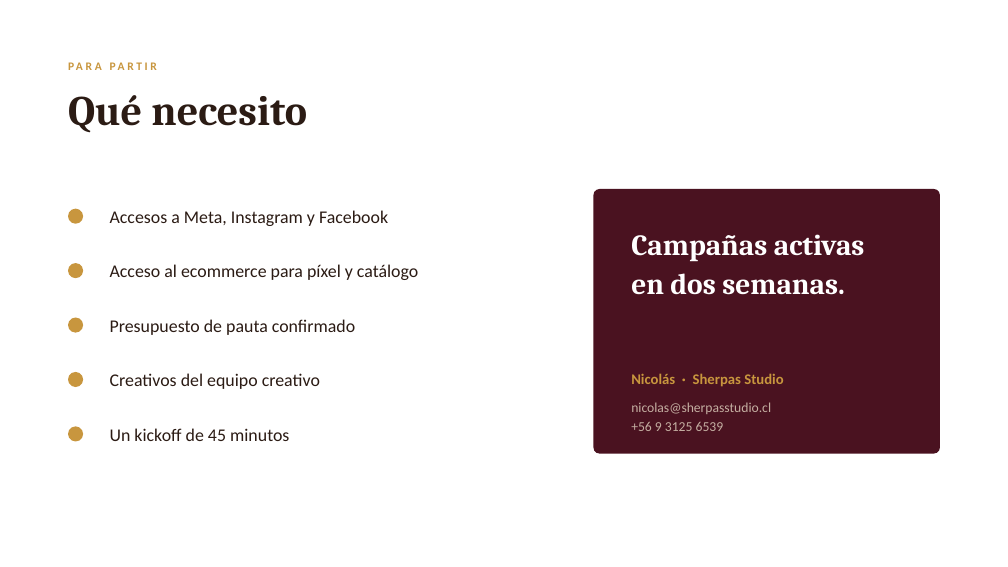
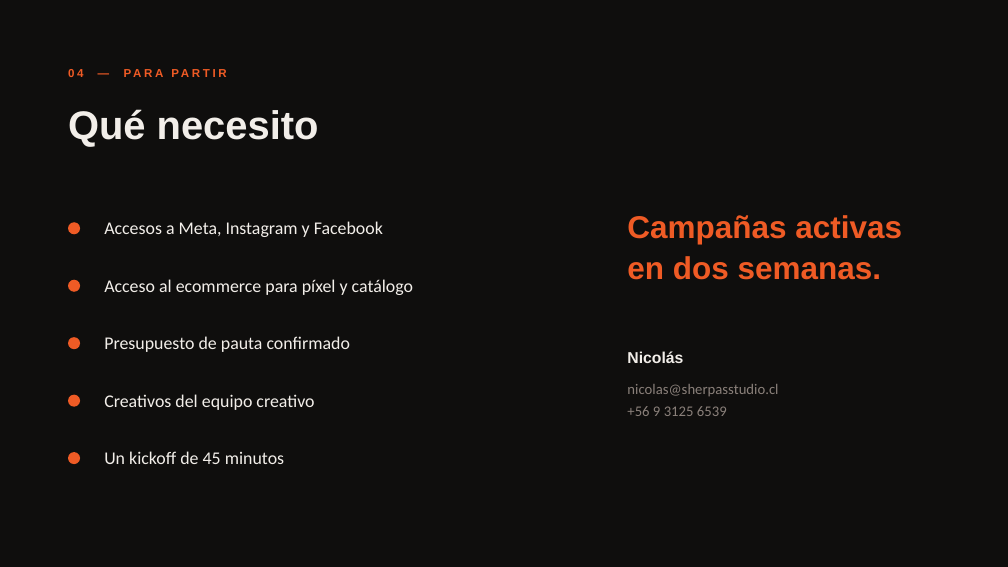
Before and after one commit to ScottishGrimReaper/Gmb-Aagent, a slide deck: slide 5 of propuestas/pobrevermut/PobreVermut - Propuesta Campanas 2026.pptx. Drawn at 1008x567 pixels with LibreOffice and Linux fonts; fonts in the diff are those of the drawing. Boxes give left, top, right and bottom in pixels: in the first picture for what was removed or moved away, otherwise in the second. Text is boxed around its words. In the diff, an @@ line names an element or a change of style, - is before the commit and + after.

```diff
--- a/propuestas/pobrevermut/PobreVermut - Propuesta Campanas 2026.pptx
+++ b/propuestas/pobrevermut/PobreVermut - Propuesta Campanas 2026.pptx
@@ background #FFFFFF to #0F0E0D @@
@@ text at [68, 69, 83, 77]: text changed; font Calibri to Arial; text colour #C8963E to #EF5B25 @@
-PARA PARTIR
+04 — PARA PARTIR
@@ text "Qué necesito": place and size @@
-text "Qué necesito" at [68, 95, 307, 133]
+text "Qué necesito" at [68, 109, 319, 147]
@@ text "Qué necesito" at [68, 109, 319, 147]: size 40 to 38 pt, font Cambria to Arial, text colour #2B1B14 to #F2EEE9 @@
@@ text "Accesos a Meta, Instagram y ...": place and size @@
-text "Accesos a Meta, Instagram y ..." at [110, 210, 388, 226]
+text "Accesos a Meta, Instagram y ..." at [104, 221, 383, 237]
@@ rounded rectangle removed at [594, 189, 940, 454] @@
@@ ellipse: place and size @@
-ellipse at [68, 209, 83, 224]
+ellipse at [68, 222, 80, 234]
@@ text at [627, 215, 902, 280]: text changed; size 28 to 30 pt; font Cambria to Arial; text colour #FFFFFF to #EF5B25 @@
-Campañas activas en dos semanas.
+Campañas activas
+en dos semanas.
@@ text "Acceso al ecommerce para píxel ...": place and size @@
-text "Acceso al ecommerce para píxel ..." at [110, 264, 418, 280]
+text "Acceso al ecommerce para píxel ..." at [104, 279, 413, 295]
@@ ellipse: place and size @@
-ellipse at [68, 263, 83, 278]
+ellipse at [68, 280, 80, 292]
@@ text "Presupuesto de pauta confirmado": place and size @@
-text "Presupuesto de pauta confirmado" at [110, 319, 355, 335]
+text "Presupuesto de pauta confirmado" at [104, 336, 350, 352]
@@ ellipse: place and size @@
-ellipse at [68, 318, 83, 333]
+ellipse at [68, 337, 80, 349]
@@ text at [627, 351, 683, 363]: text changed; size 14 to 15 pt; font Calibri to Arial; text colour #C8963E to #F2EEE9 @@
-Nicolás · Sherpas Studio
+Nicolás
@@ text "Creativos del equipo creativo": place and size @@
-text "Creativos del equipo creativo" at [110, 373, 320, 389]
+text "Creativos del equipo creativo" at [104, 394, 314, 410]
@@ text "nicolas@sherpasstudio.cl": place and size @@
-text "nicolas@sherpasstudio.cl" at [631, 402, 771, 431]
+text "nicolas@sherpasstudio.cl" at [627, 384, 778, 416]
@@ text "nicolas@sherpasstudio.cl" at [627, 384, 778, 416]: size 13 to 14 pt, text colour #C4AEA1 to #8A807A; line spacing 1.2 to 1.25 @@
@@ ellipse: place and size @@
-ellipse at [68, 372, 83, 387]
+ellipse at [68, 395, 80, 407]
@@ text colour #2B1B14 to #F2EEE9 in 5 elements at [104, 221, 383, 237], [104, 279, 413, 295], [104, 336, 350, 352], [104, 394, 314, 410], [104, 451, 284, 464] @@
@@ text "Un kickoff de 45 minutos": place and size @@
-text "Un kickoff de 45 minutos" at [110, 428, 289, 441]
+text "Un kickoff de 45 minutos" at [104, 451, 284, 464]
@@ fill #C8963E to #EF5B25 in 5 elements at [68, 222, 80, 234], [68, 280, 80, 292], [68, 337, 80, 349], [68, 395, 80, 407], [68, 452, 80, 464] @@
@@ ellipse: place and size @@
-ellipse at [68, 426, 83, 442]
+ellipse at [68, 452, 80, 464]
```
Also in this commit, not shown: 4 other slides changed, 2 other files.
